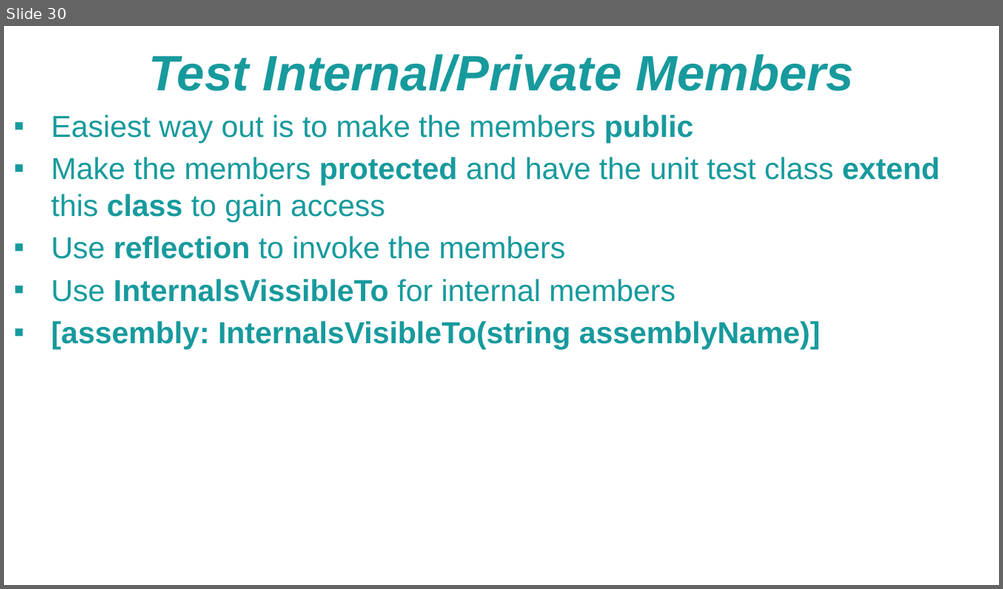
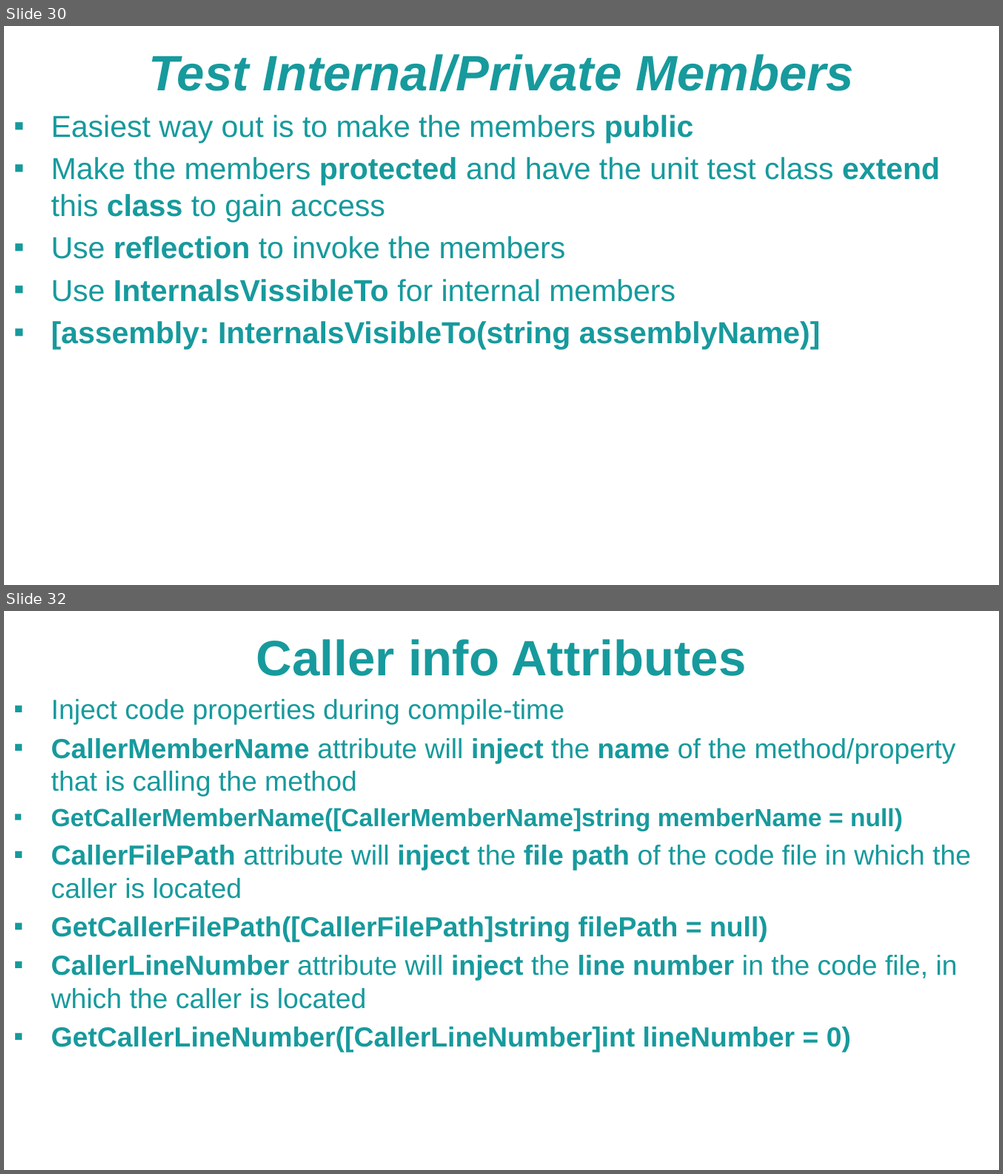
Before and after one commit to NaskoIT/CSharp-In-Depth, a slide deck: C# Tips and Tricks.pptx. Shown one above the other, each under a label of ours: slide 30 before the commit, slides 30 and 32 after it; the slides between them are not shown. The pictures are 1003x589 and 1003x1174 pixels, drawn with LibreOffice and Linux fonts; fonts in the diff are those of the drawing; background and template pictures are left out. Boxes give left, top, right and bottom in pixels: in the first picture for what was removed or moved away, otherwise in the second. Text is boxed around its words. In the diff, an @@ line names an element or a change of style, - is before the commit and + after.

Commit message:
Caller info attributes

```diff
--- a/C# Tips and Tricks.pptx
+++ b/C# Tips and Tricks.pptx
@@ slide 32 added at (4,611,999,1170), background picture (left out) @@
@@ text added at (256,639,745,676), 36 pt, text #179A9D, bold @@
+Caller info Attributes
@@ text added at (51,699,970,1053), 20 pt, text #179A9D, bold @@
+▪ Inject code properties during compile-time
+▪ CallerMemberName attribute will inject the name of the method/property that is calling the method
+▪ GetCallerMemberName([CallerMemberName]string memberName = null)
+▪ CallerFilePath attribute will inject the file path of the code file in which the caller is located
+▪ GetCallerFilePath([CallerFilePath]string filePath = null)
+▪ CallerLineNumber attribute will inject the line number in the code file, in which the caller is located
+▪ GetCallerLineNumber([CallerLineNumber]int lineNumber = 0)
```
Also in this commit, not shown: 1 other slide added, 3 other files.
